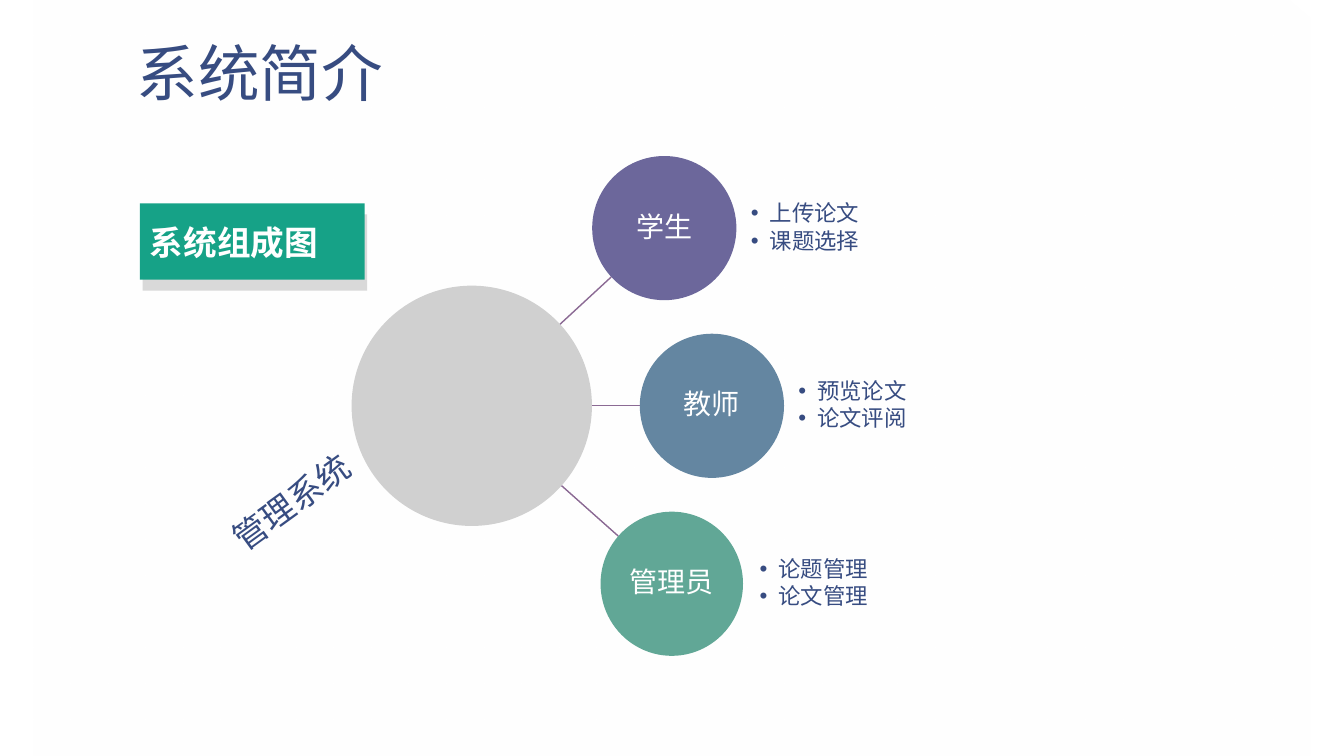
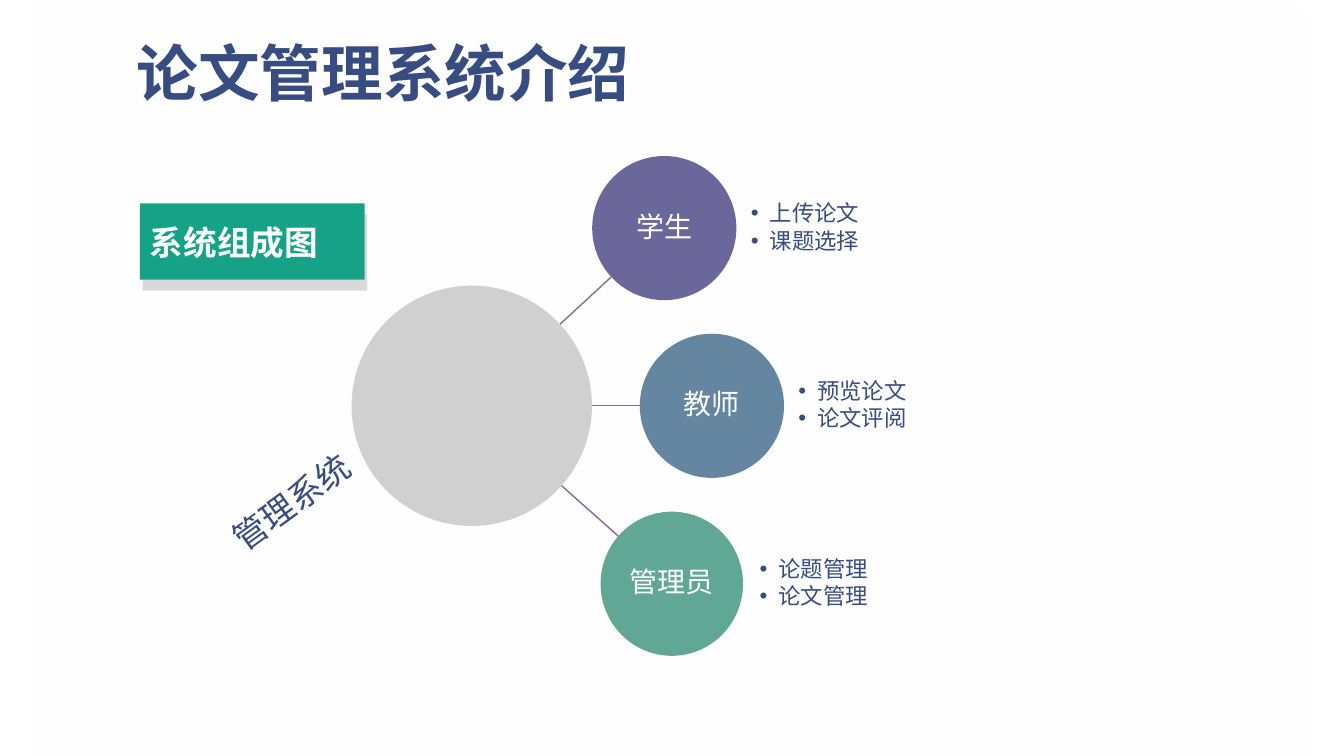
Before and after one commit to smallSand/files, a slide deck: slide 6 of doc/my/物理学论文网站的设计与实现.pptx (slide 5 before the commit). Drawn at 1344x756 pixels with LibreOffice and Linux fonts; fonts in the diff are those of the drawing; grey boxes stand for pictures; background and template pictures are left out. Boxes give left, top, right and bottom in pixels: in the first picture for what was removed or moved away, otherwise in the second. Text is boxed around its words. In the diff, an @@ line names an element or a change of style, - is before the commit and + after.

```diff
--- a/doc/my/物理学论文网站的设计与实现.pptx
+++ b/doc/my/物理学论文网站的设计与实现.pptx
@@ title at (137, 43, 630, 102): text changed; bold on @@
-系统简介
+论文管理系统介绍
```
Also in this commit, not shown: 6 other slides changed, 2 slides added.
